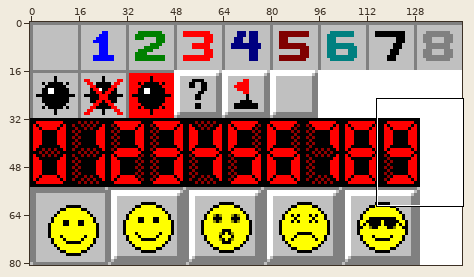
Sprite sheet: src/assets/minesweepersprite.png. Above, an overview of the earlier version with the close-up marked.
Close-up. Before:
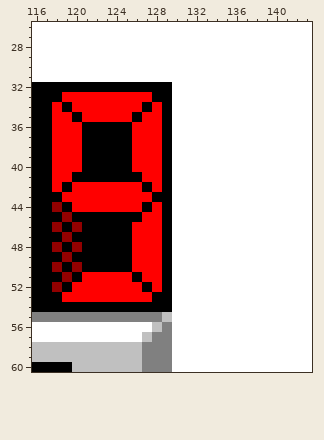
The file is 144x81 pixels. Colours within 5 levels of each other are drawn and written as one. Shown: x 116..143, y 26..60.
New version:
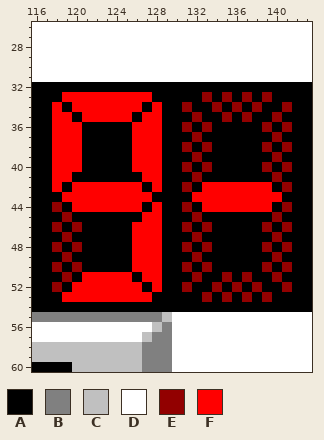
Palette (. is transparent): A #000000  B #808080  C #c0c0c0  D #ffffff  E #920000  F #ff0000
The edit:
@@ x 128..143 @@
 31 DDDDDDDDDDDDDDDD
-32 AADDDDDDDDDDDDDD
-33 AADDDDDDDDDDDDDD
-34 FADDDDDDDDDDDDDD
-35 FADDDDDDDDDDDDDD
-36 FADDDDDDDDDDDDDD
-37 FADDDDDDDDDDDDDD
-38 FADDDDDDDDDDDDDD
-39 FADDDDDDDDDDDDDD
-40 FADDDDDDDDDDDDDD
-41 FADDDDDDDDDDDDDD
-42 FADDDDDDDDDDDDDD
-43 AADDDDDDDDDDDDDD
-44 FADDDDDDDDDDDDDD
-45 FADDDDDDDDDDDDDD
-46 FADDDDDDDDDDDDDD
-47 FADDDDDDDDDDDDDD
-48 FADDDDDDDDDDDDDD
-49 FADDDDDDDDDDDDDD
-50 FADDDDDDDDDDDDDD
-51 FADDDDDDDDDDDDDD
-52 FADDDDDDDDDDDDDD
-53 AADDDDDDDDDDDDDD
-54 AADDDDDDDDDDDDDD
+32 AAAAAAAAAAAAAAAA
+33 AAAAAEAEAEAEAAAA
+34 FAAEAAEAEAEAAEAA
+35 FAAAEAAEAEAAEAAA
+36 FAAEAEAAAAAEAEAA
+37 FAAAEAAAAAAAEAAA
+38 FAAEAEAAAAAEAEAA
+39 FAAAEAAAAAAAEAAA
+40 FAAEAEAAAAAEAEAA
+41 FAAAEAAAAAAAEAAA
+42 FAAEAFFFFFFFAEAA
+43 AAAAFFFFFFFFFAAA
+44 FAAEAFFFFFFFAEAA
+45 FAAAEAAAAAAAEAAA
+46 FAAEAEAAAAAEAEAA
+47 FAAAEAAAAAAAEAAA
+48 FAAEAEAAAAAEAEAA
+49 FAAAEAAAAAAAEAAA
+50 FAAEAEAAAAAEAEAA
+51 FAAAEAAEAEAAEAAA
+52 FAAEAAEAEAEAAEAA
+53 AAAAAEAEAEAEAAAA
+54 AAAAAAAAAAAAAAAA
 55 BCDDDDDDDDDDDDDD
